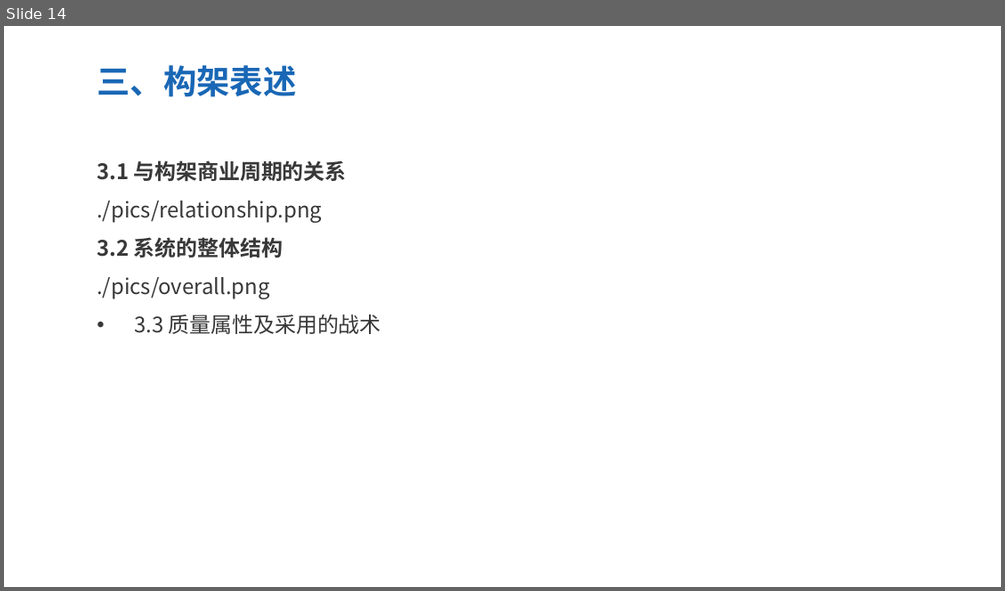
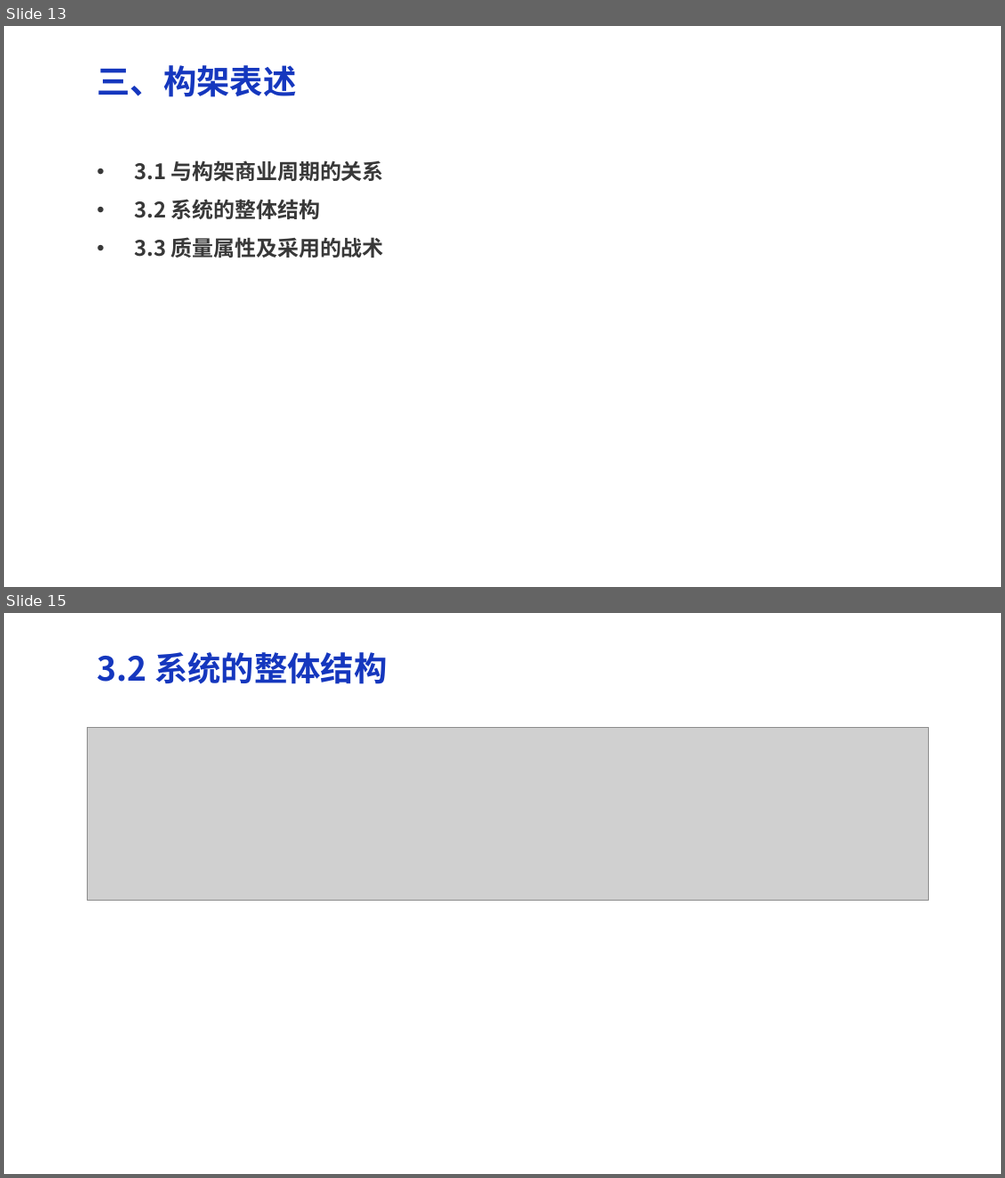
Before and after one commit to dekrt/SoftwareArchitecture, a slide deck: 架构评审-ArchitectureReview/架构评审-ArchitectureReview.pptx. Shown one above the other, each under a label of ours: slide 14 before the commit, slides 13 and 15 after it; the slides between them are not shown. The pictures are 1005x591 and 1005x1178 pixels, drawn with LibreOffice and Linux fonts; fonts in the diff are those of the drawing; grey boxes stand for pictures. Boxes give left, top, right and bottom in pixels: in the first picture for what was removed or moved away, otherwise in the second. Text is boxed around its words. In the diff, an @@ line names an element or a change of style, - is before the commit and + after.

```diff
--- a/架构评审-ArchitectureReview/架构评审-ArchitectureReview.pptx
+++ b/架构评审-ArchitectureReview/架构评审-ArchitectureReview.pptx
@@ slide 15 added at (4,613,1001,1174), background #FFFFFF @@
@@ text added at (97,652,387,684), 24 pt, text #1537BE, bold @@
+3.2 系统的整体结构
@@ picture added at (87,728,928,900) @@
@@ what was slide 14 is now slide 13 @@
@@ slide 13 changed as well @@
@@ text "三、构架表述" at (97,65,296,97): text colour #1967B5 to #1537BE @@
@@ text at (134,160,384,219): text changed; bold on @@
-• 3.1 与构架商业周期的关系
-  ./pics/relationship.png
-• 3.2 系统的整体结构
-  ./pics/overall.png
+• 3.1 与构架商业周期的关系
+• 3.2 系统的整体结构
@@ text at (134,237,384,257): bold on in "3.3 质量属性及采用的战术" @@
```
Also in this commit, not shown: 25 other slides changed, 7 other slides added, 1 slide removed, 1 other file.
